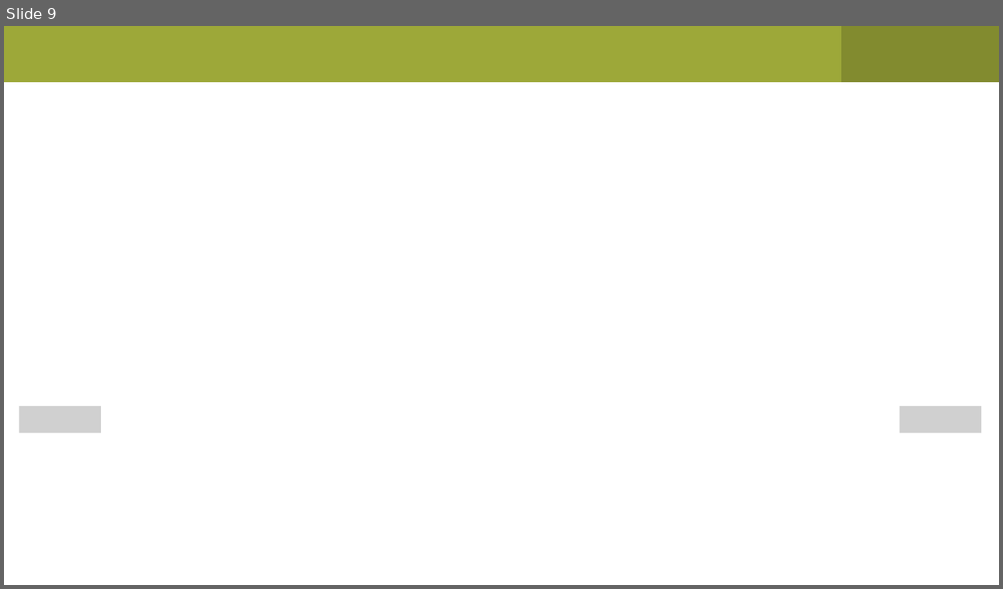
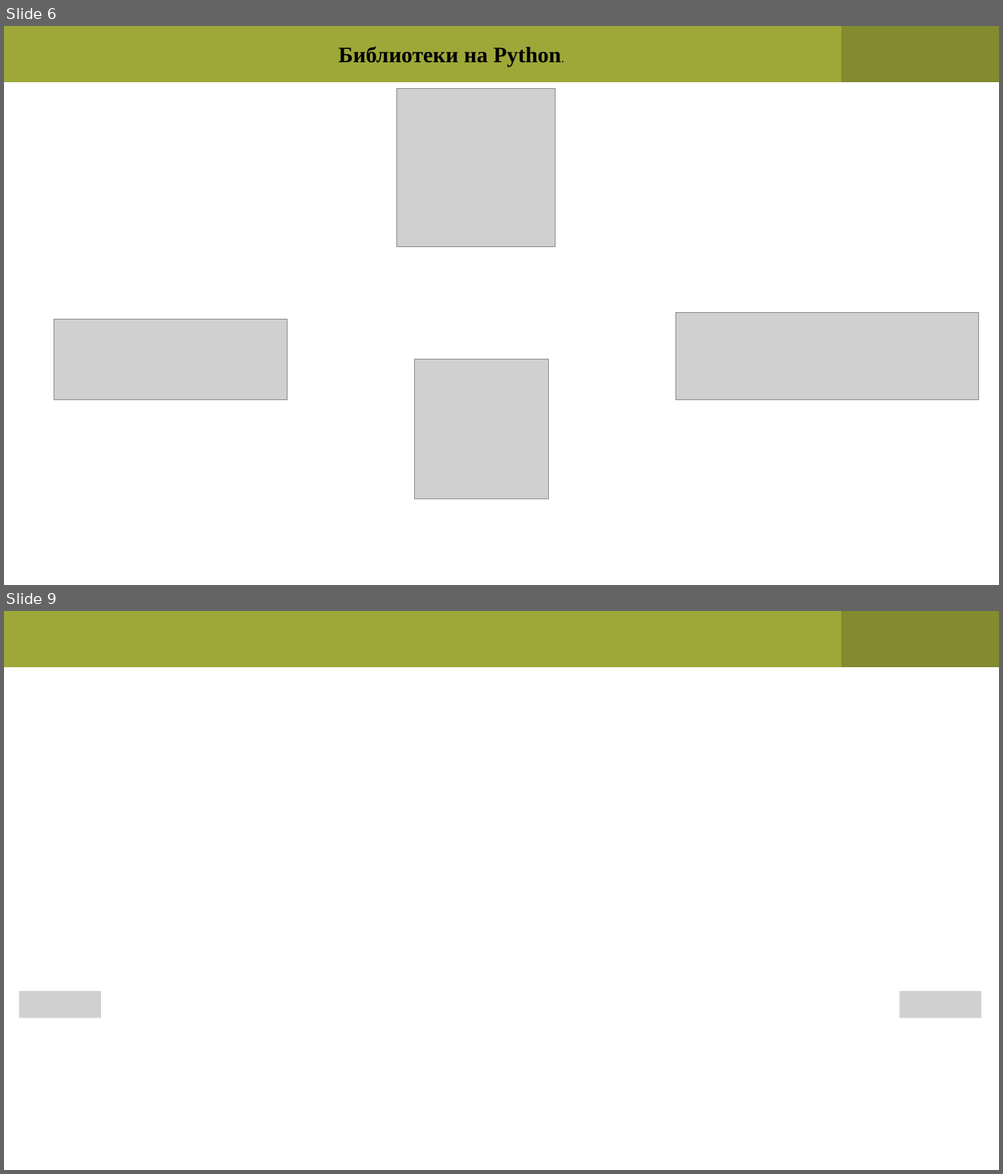
Before and after one commit to pgee-dzi2024/ThemePP_2602, a slide deck: DR/презентация.pptx. Shown one above the other, each under a label of ours: slide 9 before the commit, slides 6 and 9 after it; the slides between them are not shown. The pictures are 1003x589 and 1003x1174 pixels, drawn with LibreOffice and Linux fonts; fonts in the diff are those of the drawing; grey boxes stand for pictures. Boxes give left, top, right and bottom in pixels: in the first picture for what was removed or moved away, otherwise in the second. Text is boxed around its words. In the diff, an @@ line names an element or a change of style, - is before the commit and + after.

```diff
--- a/DR/презентация.pptx
+++ b/DR/презентация.pptx
@@ slide 6 added at box(4, 26, 999, 585), background #FFFFFF @@
@@ freeform shape added at box(4, 26, 899, 82), fill #9DA839 @@
@@ text added at box(338, 46, 560, 67), 32 pt, text #000000, bold @@
+Библиотеки на Python.
@@ freeform shape added at box(841, 26, 999, 82), fill #828B2F @@
@@ picture added at box(396, 89, 555, 247) @@
@@ picture added at box(675, 312, 978, 400) @@
@@ picture added at box(54, 319, 287, 400) @@
@@ picture added at box(414, 360, 548, 500) @@
```
Also in this commit, not shown: 7 slides changed, 1 other slide added, 2 slides removed.
